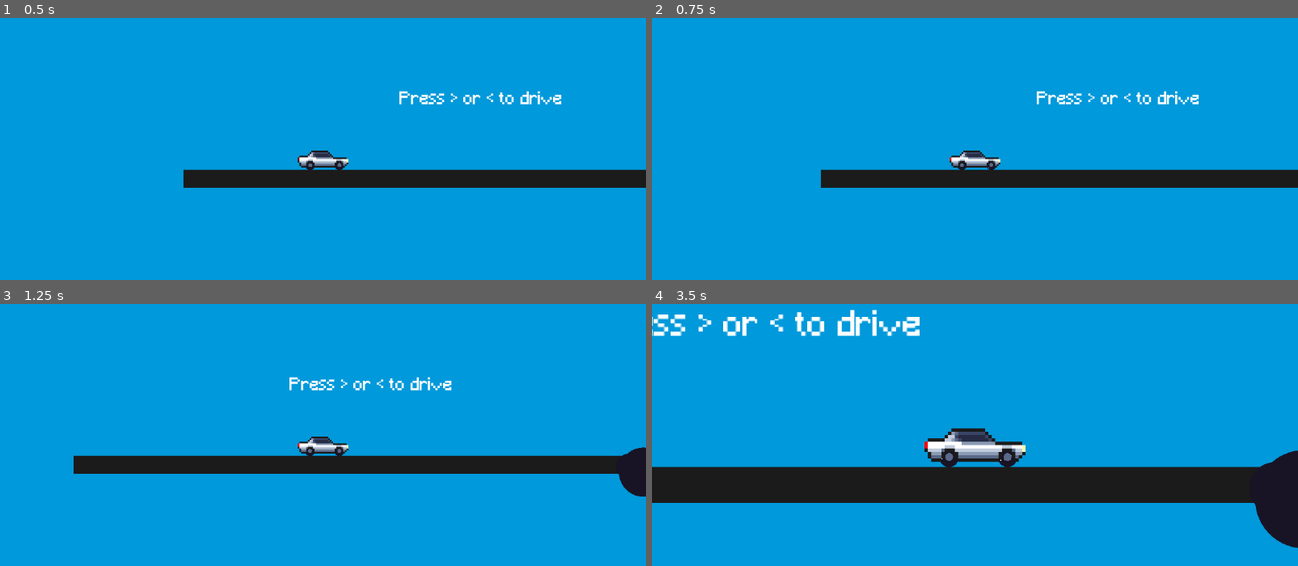
Above: before the commit, frames 1-4 (two rows, left to right).
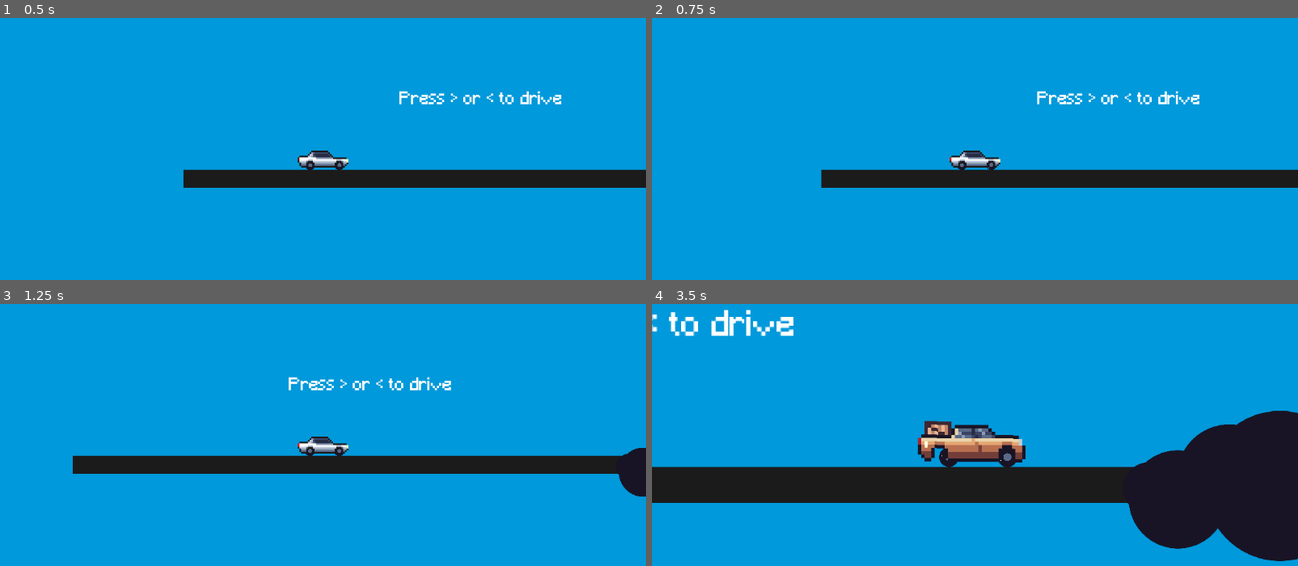
Above: after the commit, the same moments.

Repository: keepyourarrow/SkyWheels
Game: Godot game, scene res://Scenes/test_world.tscn
Two runs of this game, one before a commit and one after it. Both use one fixed random seed, a clock stepped at 60 frames per second and the inputs below.
Inputs:
- Up to frame 1 (0.5 s): no input
- Up to frame 2 (0.75 s): hold Right (ui_right) from 0.53 s (still down); hold X (x) from 0.53 s (still down)
- Up to frame 3 (1.25 s): keep holding Right (ui_right); keep holding X (x); tap Z (z) at 0.8 s
- Up to frame 4 (3.5 s): release Right (ui_right) at 1.28 s; release X (x) at 1.28 s; hold Left (ui_left) 1.28-2.03 s; tap Z (z) at 1.35 s; tap 1 (1, bound only after the commit) at 1.55, 2.1 s; hold Right (ui_right) from 2.03 s (still down); tap 2 (2, bound only after the commit) at 2.3, 2.85 s; tap 3 (3, bound only after the commit) at 3.05 s

Frame 1 is identical in both runs. In frame 2, 0.3% of the frame differs, in the area x 26-85%, y 27-65%; in frame 3, 0.3%; in frame 4, 10%, in the area x 0-100%, y 2-99%.

Commit message:
Car Selector and BodyTorque mechanism
Added a car selection function using data from a dictionary.

Added a body torque mechanism to make the car rotate while in air.

Diff:
--- a/Scenes/cars/sedan_1.tscn
+++ b/Scenes/cars/sedan_1.tscn
@@ -1,10 +1,13 @@
-[gd_scene load_steps=7 format=3 uid="uid://dj01jr23p2cyh"]
+[gd_scene load_steps=10 format=3 uid="uid://dj01jr23p2cyh"]
 
 [ext_resource type="PackedScene" uid="uid://1di16wygtu6i" path="res://Scenes/wheel_1.tscn" id="1_1ovwj"]
 [ext_resource type="Texture2D" uid="uid://nmafs261hduj" path="res://Assets/CarBodies/Sedan-1.png" id="1_g34c1"]
 [ext_resource type="Script" path="res://Scripts/sedan_1.gd" id="1_yi1km"]
 [ext_resource type="Texture2D" uid="uid://dvii00ntb3d7u" path="res://Assets/Misc/RearLight.png" id="4_1j6f2"]
+[ext_resource type="Texture2D" uid="uid://cdc2d6gnmgqf0" path="res://Assets/CarBodies/Hatchback-1.png" id="5_cp2db"]
 [ext_resource type="Texture2D" uid="uid://bugtu26u1teyy" path="res://Assets/Misc/BackingLight.png" id="5_qqjd3"]
+[ext_resource type="Texture2D" uid="uid://bxckfp4ovy0yj" path="res://Assets/CarBodies/PickupTruck-1.png" id="6_f1th0"]
+[ext_resource type="Texture2D" uid="uid://bekdvfnhf4jpu" path="res://Assets/CarBodies/Sport-1.png" id="7_lyutd"]
 
 [sub_resource type="PhysicsMaterial" id="PhysicsMaterial_ihkie"]
 friction = 0.07
@@ -44,10 +47,6 @@
 position = Vector2(-52, -9)
 target_position = Vector2(0, 19)
 
-[node name="Sprite2D" type="Sprite2D" parent="."]
-scale = Vector2(3, 3)
-texture = ExtResource("1_g34c1")
-
 [node name="CollisionPolygon2D" type="CollisionPolygon2D" parent="."]
 visible = false
 scale = Vector2(3, 3)
@@ -65,3 +64,27 @@
 position = Vector2(-43.5, -3)
 scale = Vector2(3, 3)
 texture = ExtResource("5_qqjd3")
+
+[node name="Carbodies" type="Node2D" parent="."]
+
+[node name="Htchbck1" type="Sprite2D" parent="Carbodies"]
+visible = false
+position = Vector2(0, -6)
+scale = Vector2(3, 3)
+texture = ExtResource("5_cp2db")
+
+[node name="pckup1" type="Sprite2D" parent="Carbodies"]
+visible = false
+position = Vector2(-3, -6)
+scale = Vector2(3, 3)
+texture = ExtResource("6_f1th0")
+
+[node name="sport1" type="Sprite2D" parent="Carbodies"]
+visible = false
+position = Vector2(1, -4)
+scale = Vector2(3, 3)
+texture = ExtResource("7_lyutd")
+
+[node name="sedan1" type="Sprite2D" parent="Carbodies"]
+scale = Vector2(3, 3)
+texture = ExtResource("1_g34c1")
--- a/Scripts/sedan_1.gd
+++ b/Scripts/sedan_1.gd
@@ -1,5 +1,7 @@
 extends RigidBody2D
 
+@onready var Rjoint = $PinJoint2D
+@onready var Fjoint = $PinJoint2D2
 @onready var Wheel1 = $"PinJoint2D/Wheel-1"
 @onready var Wheel2= $"PinJoint2D2/Wheel-2"
 @onready var F_cast = $PinJoint2D/FrontRayCast
@@ -7,12 +9,23 @@
 @onready var resetButton = $Camera2D/Resetbutton
 
 @export var force = 100
-const MAX_SPEED = Vector2(350,0)
+var MAX_SPEED = 350
 const ROTATION_MODIFIER = 5;
+const bodytorque = 8000
+var current_velocity
+
+var carList = [
+{'Name': 'sedan1','sprite': 'Carbodies/sedan1', 'Type': 'sedan','power':70,'maxSpeed':350,'FwheelPos':29,'RwheelPos':-23},
+{'Name': 'sport1','sprite': 'Carbodies/sport1','Type': 'sport','power':120,'maxSpeed':480,'FwheelPos':29,'RwheelPos':-33},
+{'Name': 'pckup1','sprite': 'Carbodies/pckup1','Type': 'pickup','power':100,'maxSpeed':370,'FwheelPos':29,'RwheelPos':-31},
+{'Name': 'htchbck1','sprite': 'Carbodies/Htchbck1','Type': 'hatchback','power':90,'maxSpeed':375,'FwheelPos':29,'RwheelPos':-25}
+]
 
 func _physics_process(_delta):
+	current_velocity = linear_velocity.rotated(rotation)
 	handle_movement()
 	handle_camera_zoom()
+	carSelector()
 
 func handle_camera_zoom():
 	if Input.is_action_pressed("z"):
@@ -29,17 +42,21 @@
 	var is_left_pressed = Input.is_action_pressed("ui_left") or Input.is_action_pressed("L1")
 
 	if is_on_ground:
-		print("On Ground")
-		if linear_velocity.rotated(rotation) <= MAX_SPEED:
+		if current_velocity.x <= MAX_SPEED:
 			if is_right_pressed:
 				apply_central_impulse(forceVec)
-		if linear_velocity.rotated(rotation) >= -MAX_SPEED:
+				apply_torque(-bodytorque)
+		if current_velocity.x >= -MAX_SPEED:
 			if is_left_pressed:
 				apply_central_impulse(-forceVec)
+				apply_torque(bodytorque)
+		update_rear_lights(current_velocity)
+	else:
+		if is_right_pressed:
+				apply_torque(-bodytorque)
+		if is_left_pressed:
+				apply_torque(bodytorque)
 
-		update_rear_lights(linear_velocity.rotated(rotation))
-	else:
-		print("in air")
 
 
 func update_rear_lights(velocity):
@@ -48,3 +65,33 @@
 
 	$rearLight.enabled = velocity.x > REAR_LIGHT_THRESHOLD
 	$backingLight.visible = velocity.x < BACK_LIGHT_THRESHOLD
+
+func carSelector():
+	if Input.is_action_just_pressed("1"):
+		_carSpriteLoader(0)
+		force = carList[0]['power']
+		MAX_SPEED = carList[0]['maxSpeed']
+		Rjoint.position.x = carList[0]['RwheelPos']
+	elif Input.is_action_just_pressed("2"):
+		_carSpriteLoader(1)
+		get_node(carList[1]['sprite']).visible = true
+		force = carList[1]['power']
+		MAX_SPEED = carList[1]['maxSpeed']
+		Rjoint.position.x = carList[2]['RwheelPos']
+	elif Input.is_action_just_pressed("3"):
+		_carSpriteLoader(2)
+		force = carList[2]['power']
+		MAX_SPEED = carList[2]['maxSpeed']
+		Rjoint.position.x = carList[2]['RwheelPos']
+	elif Input.is_action_just_pressed("4"):
+		_carSpriteLoader(3)
+		force = carList[3]['power']
+		MAX_SPEED = carList[3]['maxSpeed']
+		Rjoint.position.x = carList[3]['RwheelPos']
+
+func _carSpriteLoader(selected_car):
+	for i in range(len(carList)):
+		if i == selected_car:
+			get_node(carList[i]['sprite']).visible = true
+		else:
+			get_node(carList[i]['sprite']).visible = false
--- a/project.godot
+++ b/project.godot
@@ -36,6 +36,26 @@
 "events": [Object(InputEventKey,"resource_local_to_scene":false,"resource_name":"","device":-1,"window_id":0,"alt_pressed":false,"shift_pressed":false,"ctrl_pressed":false,"meta_pressed":false,"pressed":false,"keycode":0,"physical_keycode":88,"key_label":0,"unicode":120,"echo":false,"script":null)
 ]
 }
+1={
+"deadzone": 0.5,
+"events": [Object(InputEventKey,"resource_local_to_scene":false,"resource_name":"","device":-1,"window_id":0,"alt_pressed":false,"shift_pressed":false,"ctrl_pressed":false,"meta_pressed":false,"pressed":false,"keycode":0,"physical_keycode":49,"key_label":0,"unicode":49,"echo":false,"script":null)
+]
+}
+2={
+"deadzone": 0.5,
+"events": [Object(InputEventKey,"resource_local_to_scene":false,"resource_name":"","device":-1,"window_id":0,"alt_pressed":false,"shift_pressed":false,"ctrl_pressed":false,"meta_pressed":false,"pressed":false,"keycode":0,"physical_keycode":50,"key_label":0,"unicode":50,"echo":false,"script":null)
+]
+}
+3={
+"deadzone": 0.5,
+"events": [Object(InputEventKey,"resource_local_to_scene":false,"resource_name":"","device":-1,"window_id":0,"alt_pressed":false,"shift_pressed":false,"ctrl_pressed":false,"meta_pressed":false,"pressed":false,"keycode":0,"physical_keycode":51,"key_label":0,"unicode":51,"echo":false,"script":null)
+]
+}
+4={
+"deadzone": 0.5,
+"events": [Object(InputEventKey,"resource_local_to_scene":false,"resource_name":"","device":-1,"window_id":0,"alt_pressed":false,"shift_pressed":false,"ctrl_pressed":false,"meta_pressed":false,"pressed":false,"keycode":0,"physical_keycode":52,"key_label":0,"unicode":52,"echo":false,"script":null)
+]
+}
 
 [rendering]
 
